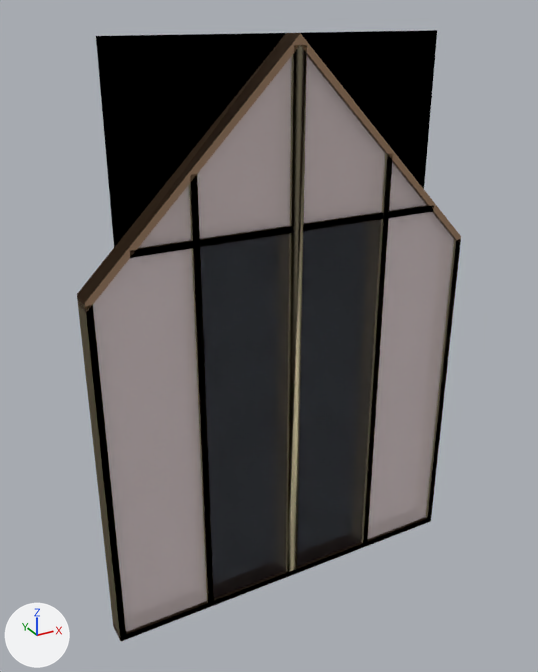
The glTF model panels/EX2_GBL.glb as it was, and as the next commit left it.
Camera for both pictures: a 50 mm lens placed at (-2.05, -3.48, 1.81), pointed at (-0.1, 0.07, 0.03). Lighting does not change. The marker at lower left points along +X, +Y and +Z. The older version comes first.

The scene before the commit, as lines of its bpy script (objects in view):
```python
mat_osb_external = principled_material('osb_external')
mat_osb_external.base_color = (0.36, 0.42, 0.5)  # grey #a2adbc
mat_osb_external.metallic = 0.05
mat_osb_external.roughness = 0.85
me_ex2_gbl = bpy.data.meshes.new('EX2 GBL')
me_ex2_gbl.from_pydata(...)  # 196 vertices, 318 faces, 312 loose edges; spans x -1.2..1.2, y -0.07..0.07, z -1.7..1.7
me_ex2_gbl.materials.append(mat_bottom_rail)  # brown #a28165
me_ex2_gbl.materials.append(mat_right_end_stud)  # beige #f6e5bc
me_ex2_gbl.materials.append(mat_left_end_stud)  # beige #f6e5bc
me_ex2_gbl.materials.append(mat_common_stud)  # beige #f6e5bc
me_ex2_gbl.materials.append(mat_peak_stud_left)  # beige #f6e5bc
me_ex2_gbl.materials.append(mat_peak_stud_right)  # beige #f6e5bc
me_ex2_gbl.materials.append(mat_top_rail_left)  # brown #a28165
me_ex2_gbl.materials.append(mat_top_rail_right)  # brown #a28165
me_ex2_gbl.materials.append(mat_noggin)  # brown #a28165
me_ex2_gbl.materials.append(mat_insulation)  # white #fceaea
me_ex2_gbl.materials.append(mat_osb_external)  # grey #a2adbc
ob_ex2_gbl = bpy.data.objects.new('EX2 GBL', me_ex2_gbl)
ob_ex2_gbl.location = (0.0, 0.0, 0.0)
```
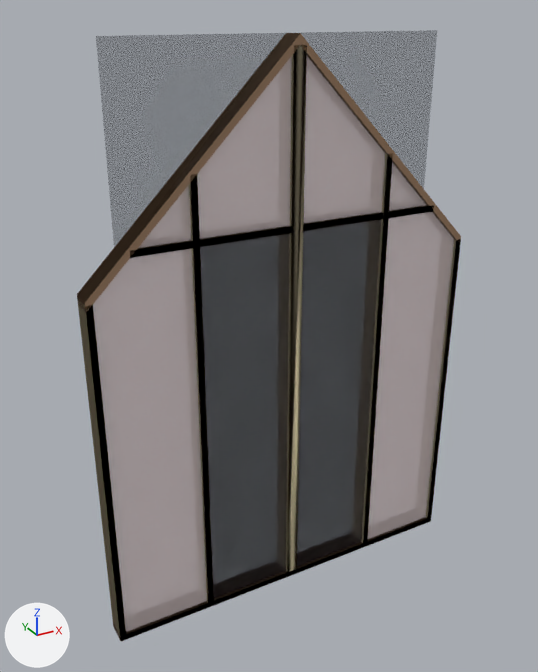
Location of each change, [x1, y1, x2, y2] in pixels of the pictures (538 x 672 px):
'EX2 GBL', surface changed
    both: [92, 30, 441, 612]

What the commit changed:
In material 'osb_external' (mat_osb_external), alpha goes from 1.0 to 0.3.
